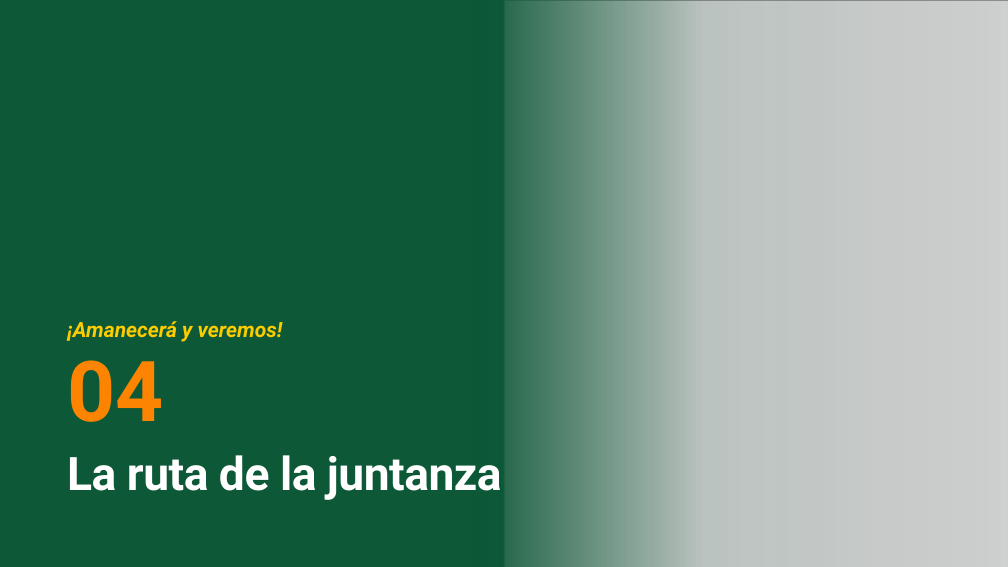
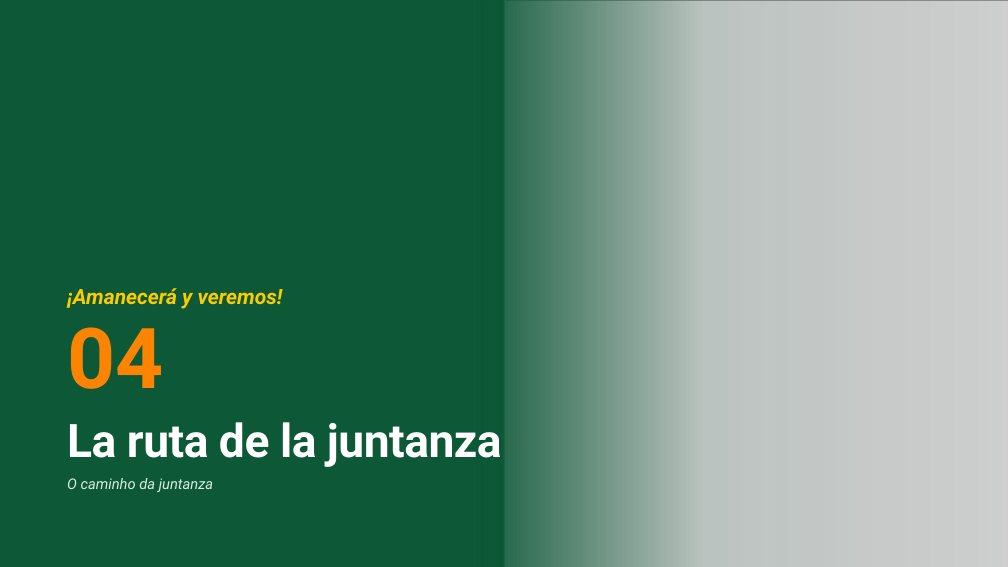
Before and after one commit to FRANK1808K/borrador, a slide deck: slide 32 of presentacion/La_bioculturalidad_con_transiciones.pptx. Drawn at 1008x567 pixels with LibreOffice and Linux fonts; fonts in the diff are those of the drawing; grey boxes stand for pictures. Boxes give left, top, right and bottom in pixels: in the first picture for what was removed or moved away, otherwise in the second. Text is boxed around its words. In the diff, an @@ line names an element or a change of style, - is before the commit and + after.

```diff
--- a/presentacion/La_bioculturalidad_con_transiciones.pptx
+++ b/presentacion/La_bioculturalidad_con_transiciones.pptx
@@ 2 texts, 1 title moved together from (x1=67, y1=321, x2=502, y2=500) to (x1=67, y1=288, x2=502, y2=467) @@
@@ text added at (x1=67, y1=478, x2=213, y2=492), 14 pt, text #D9ECE1, italic @@
+O caminho da juntanza
```
Also in this commit, not shown: 6 other slides changed.
